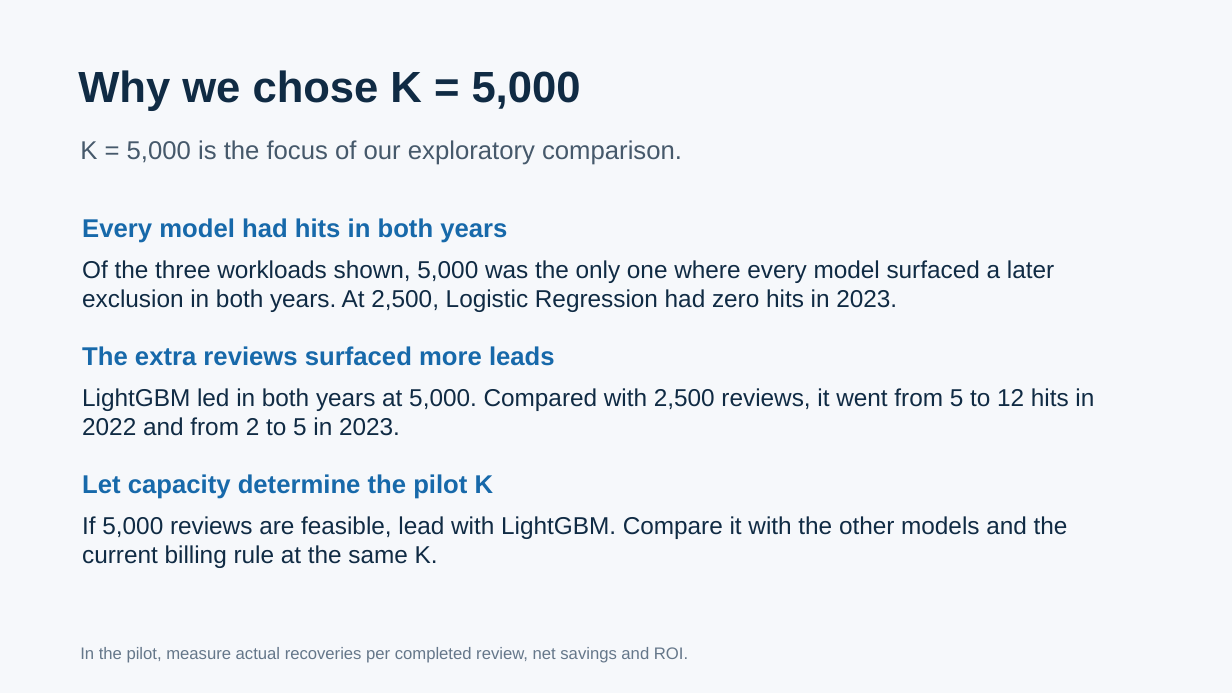
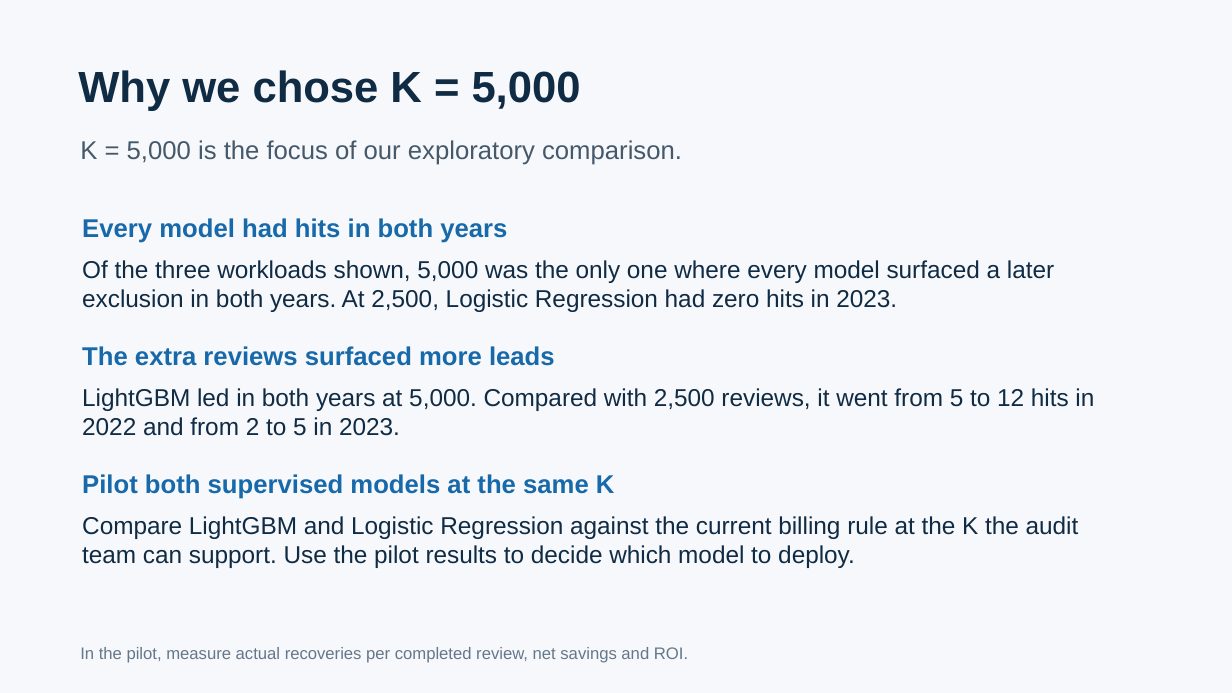
Before and after one commit to 23f2005056/mlba, a slide deck: slide 3 of presentation_figures/FraudLens_P4_Evaluation_ThreeSlides.pptx. Drawn at 1232x693 pixels with LibreOffice and Linux fonts; fonts in the diff are those of the drawing. Boxes give left, top, right and bottom in pixels: in the first picture for what was removed or moved away, otherwise in the second. Text is boxed around its words. In the diff, an @@ line names an element or a change of style, - is before the commit and + after.

Commit message:
Clarify exploratory P4 workload and pilot recommendation

```diff
--- a/presentation_figures/FraudLens_P4_Evaluation_ThreeSlides.pptx
+++ b/presentation_figures/FraudLens_P4_Evaluation_ThreeSlides.pptx
@@ text at (82, 474, 615, 499): text changed @@
-Let capacity determine the pilot K
+Pilot both supervised models at the same K
@@ text at (82, 516, 1079, 568): text changed @@
-If 5,000 reviews are feasible, lead with LightGBM. Compare it with the other models and the current billing rule at the same K.
+Compare LightGBM and Logistic Regression against the current billing rule at the K the audit team can support. Use the pilot results to decide which model to deploy.
```
Also in this commit, not shown: 1 other slide changed, 5 other files.
